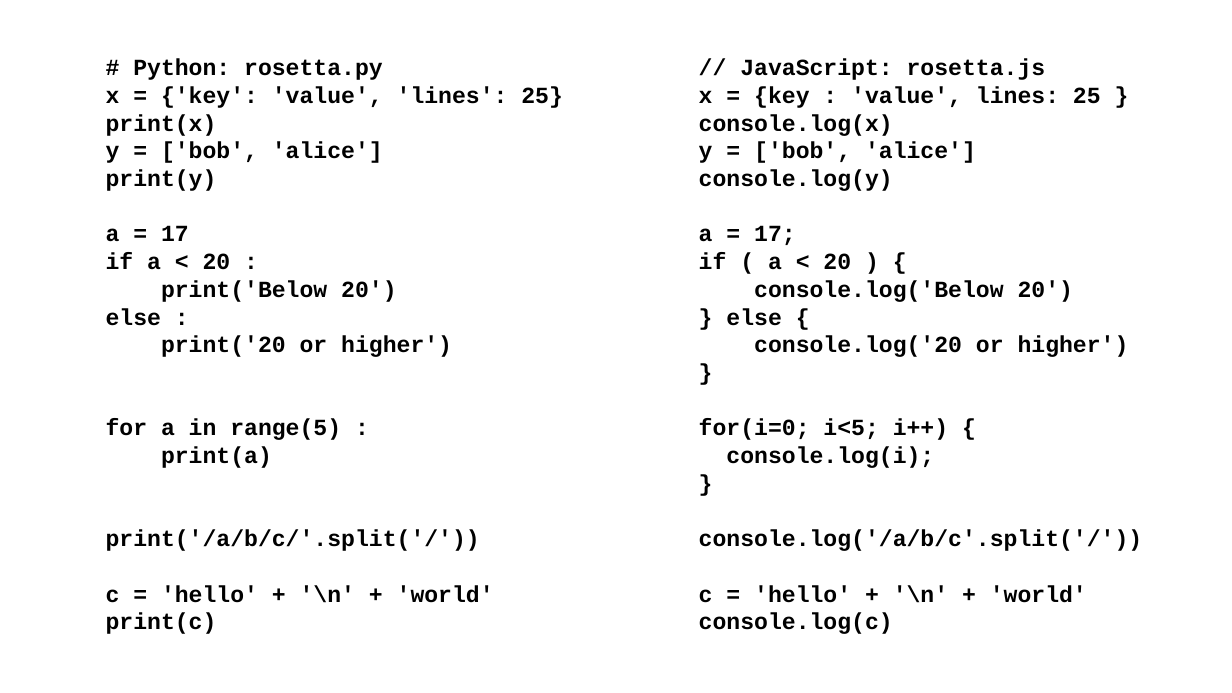
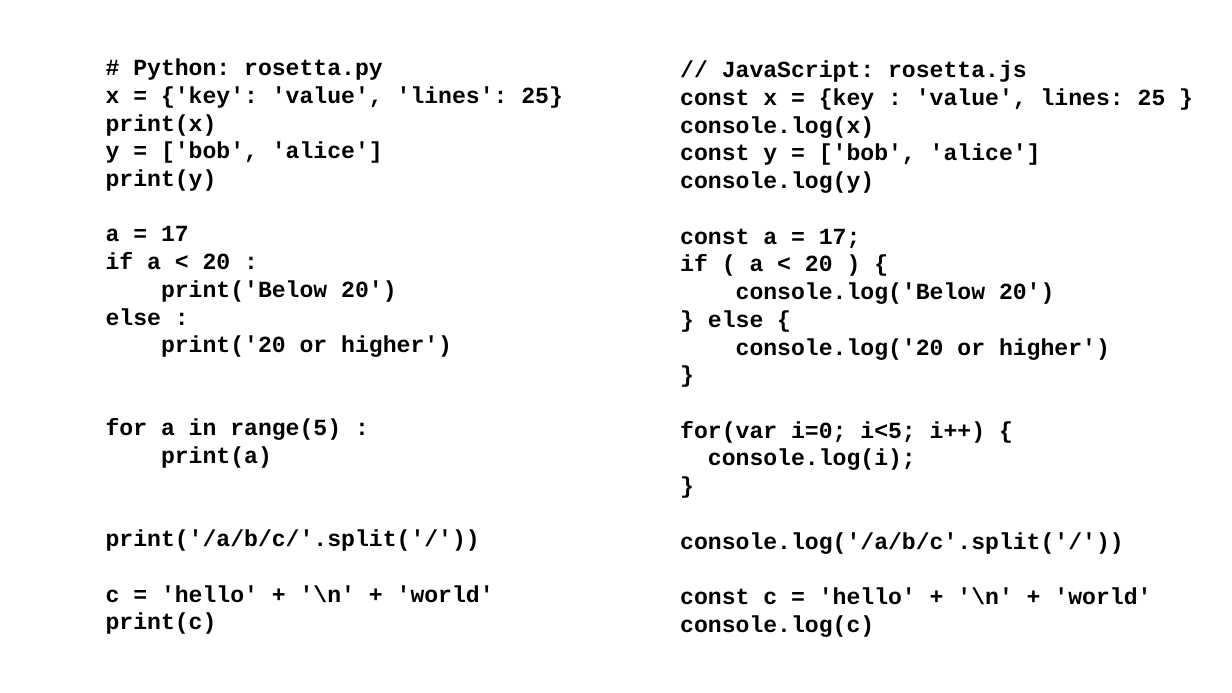
Before and after one commit to csev/pg4e, a slide deck: slide 33 of lectures/07-DenoKV.pptx. Drawn at 1232x693 pixels with LibreOffice and Linux fonts; fonts in the diff are those of the drawing. Boxes give left, top, right and bottom in pixels: in the first picture for what was removed or moved away, otherwise in the second. Text is boxed around its words. In the diff, an @@ line names an element or a change of style, - is before the commit and + after.

```diff
--- a/lectures/07-DenoKV.pptx
+++ b/lectures/07-DenoKV.pptx
@@ text "// JavaScript: rosetta.js": place and size @@
-text "// JavaScript: rosetta.js" at box(699, 58, 1143, 634)
+text "// JavaScript: rosetta.js" at box(680, 61, 1166, 637)
@@ text at box(680, 88, 1166, 110): text changed @@
-x = {key : 'value', lines: 25 }
+const x = {key : 'value', lines: 25 }
@@ text at box(680, 144, 1041, 165): text changed @@
-y = ['bob', 'alice']
+const y = ['bob', 'alice']
@@ text at box(680, 228, 861, 248): text changed @@
-a = 17;
+const a = 17;
@@ text at box(680, 421, 985, 443): text changed @@
-for(i=0; i<5; i++) {
+for(var i=0; i<5; i++) {
@@ text at box(680, 587, 1151, 605): text changed @@
-c = 'hello' + '\n' + 'world'
+const c = 'hello' + '\n' + 'world'
```
Also in this commit, not shown: 15 other slides changed, 2 slides removed, 1 other file.
